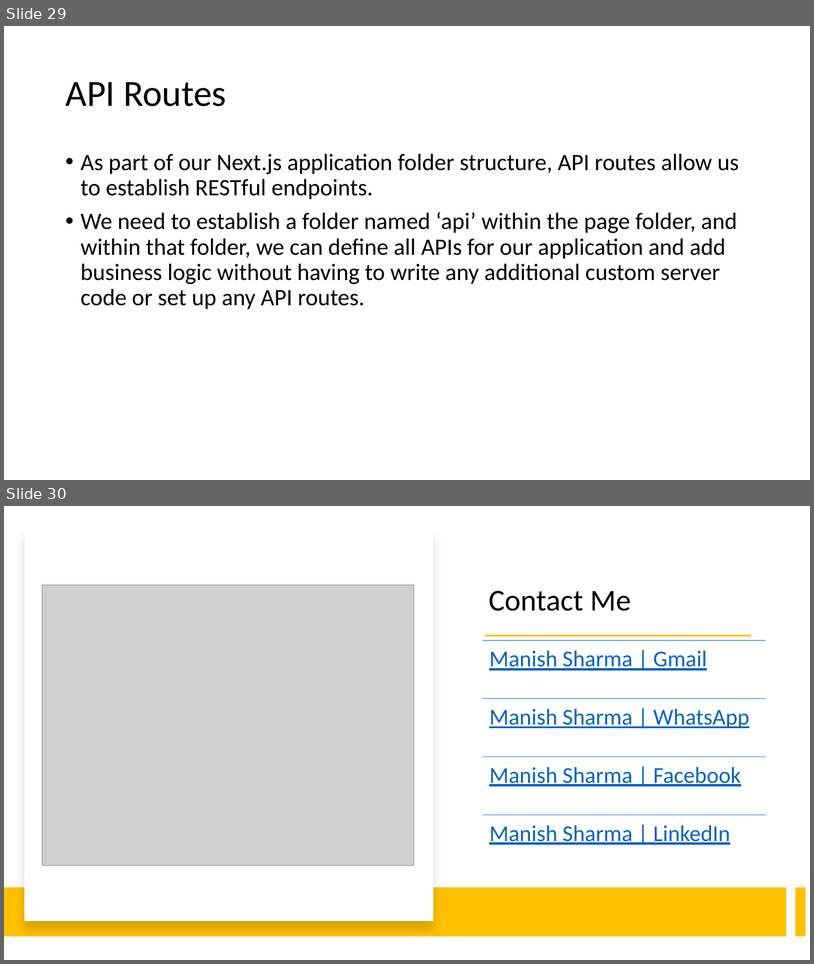
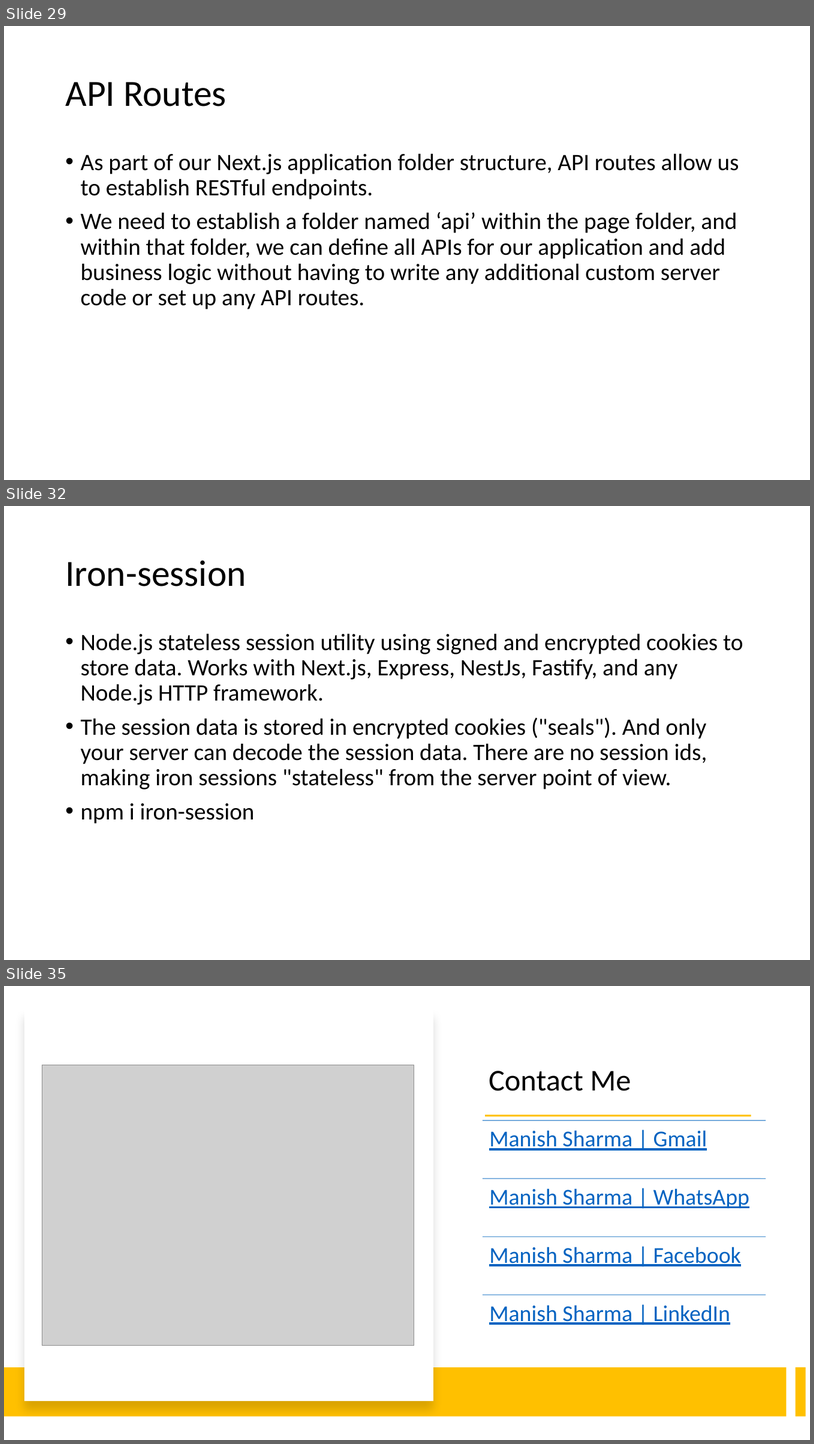
Before and after one commit to manishvbn/NextJS_Jun22, a slide deck: Notes/NextJS.pptx. Shown one above the other, each under a label of ours: slides 29 and 30 before the commit, slides 29, 32 and 35 after it; the slides between them are not shown. The pictures are 814x964 and 814x1444 pixels, drawn with LibreOffice and Linux fonts; fonts in the diff are those of the drawing; grey boxes stand for pictures. Boxes give left, top, right and bottom in pixels: in the first picture for what was removed or moved away, otherwise in the second. Text is boxed around its words. In the diff, an @@ line names an element or a change of style, - is before the commit and + after.

```diff
--- a/Notes/NextJS.pptx
+++ b/Notes/NextJS.pptx
@@ slide 32 added at [4, 506, 810, 960], background #FFFFFF @@
@@ title added at [65, 560, 246, 586], 44 pt, text #000000 @@
+Iron-session
@@ text added at [81, 633, 743, 823], 28 pt, text #000000 @@
+• Node.js stateless session utility using signed and encrypted cookies to store data. Works with Next.js, Express, NestJs, Fastify, and any Node.js HTTP framework.
+• The session data is stored in encrypted cookies ("seals"). And only your server can decode the session data. There are no session ids, making iron sessions "stateless" from the server point of view.
+• npm i iron-session
@@ what was slide 30 is now slide 35 @@
```
Also in this commit, not shown: 4 other slides added.
